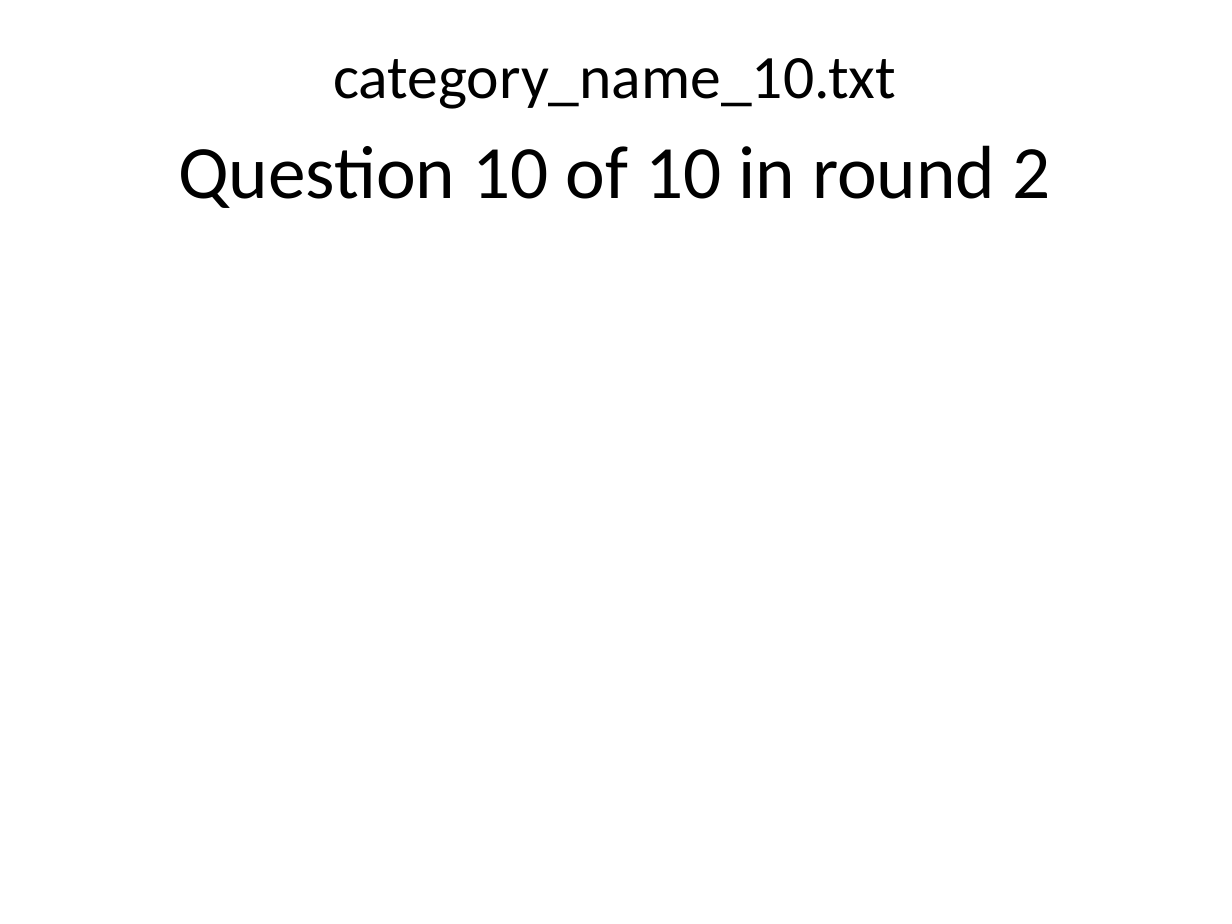
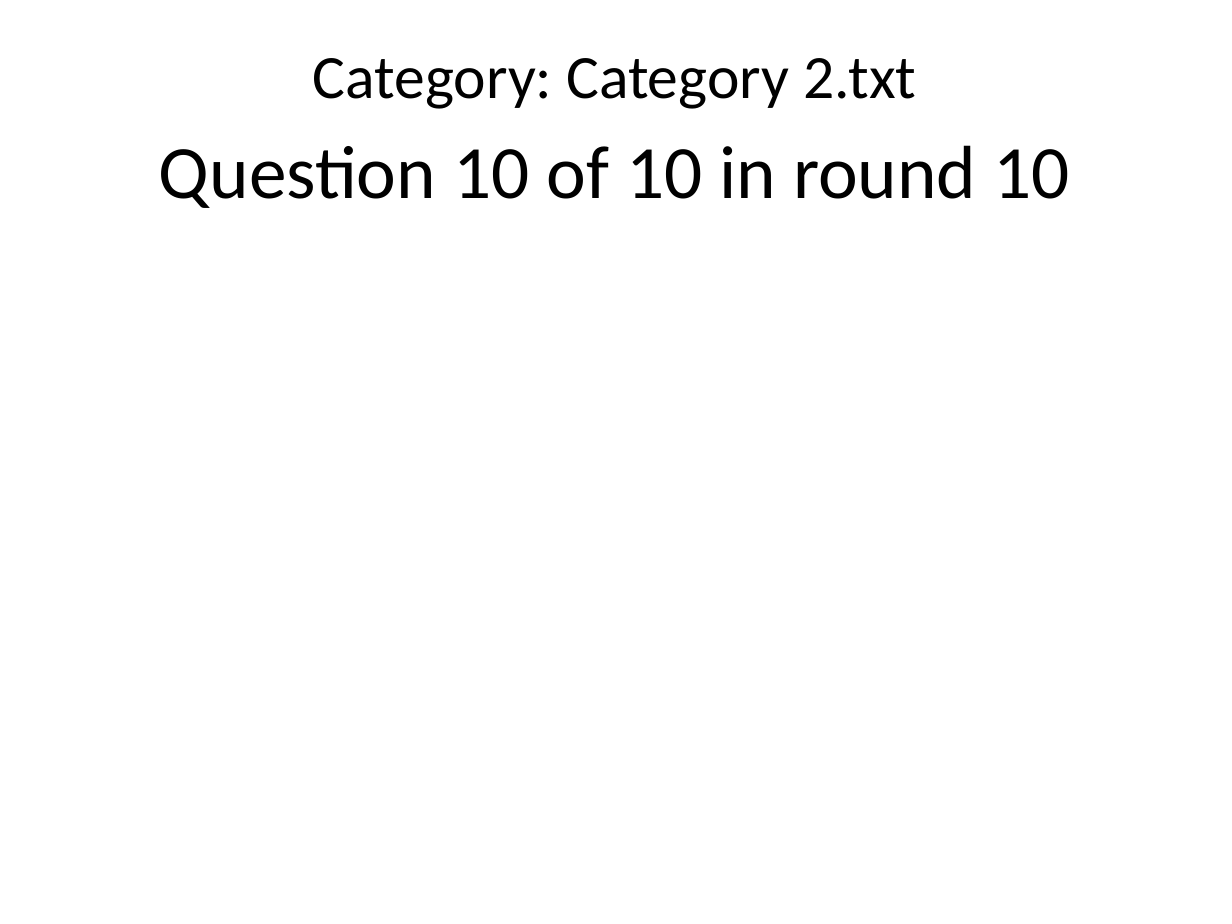
Before and after one commit to Maryville-SP2018-ISYS-320-1M/trivia-night-creator-bwilliams8, a slide deck: slide 23 of TriviaNight.pptx. Drawn at 1232x924 pixels with LibreOffice and Linux fonts; fonts in the diff are those of the drawing. Boxes give left, top, right and bottom in pixels: in the first picture for what was removed or moved away, otherwise in the second. Text is boxed around its words. In the diff, an @@ line names an element or a change of style, - is before the commit and + after.

```diff
--- a/TriviaNight.pptx
+++ b/TriviaNight.pptx
@@ text at (x1=313, y1=58, x2=916, y2=109): text changed @@
-category_name_10.txt
+Category: Category 2.txt
@@ text at (x1=159, y1=145, x2=1069, y2=208): text changed @@
-Question 10 of 10 in round 2
+Question 10 of 10 in round 10
```
Also in this commit, not shown: 99 other slides changed, 12 other files.
